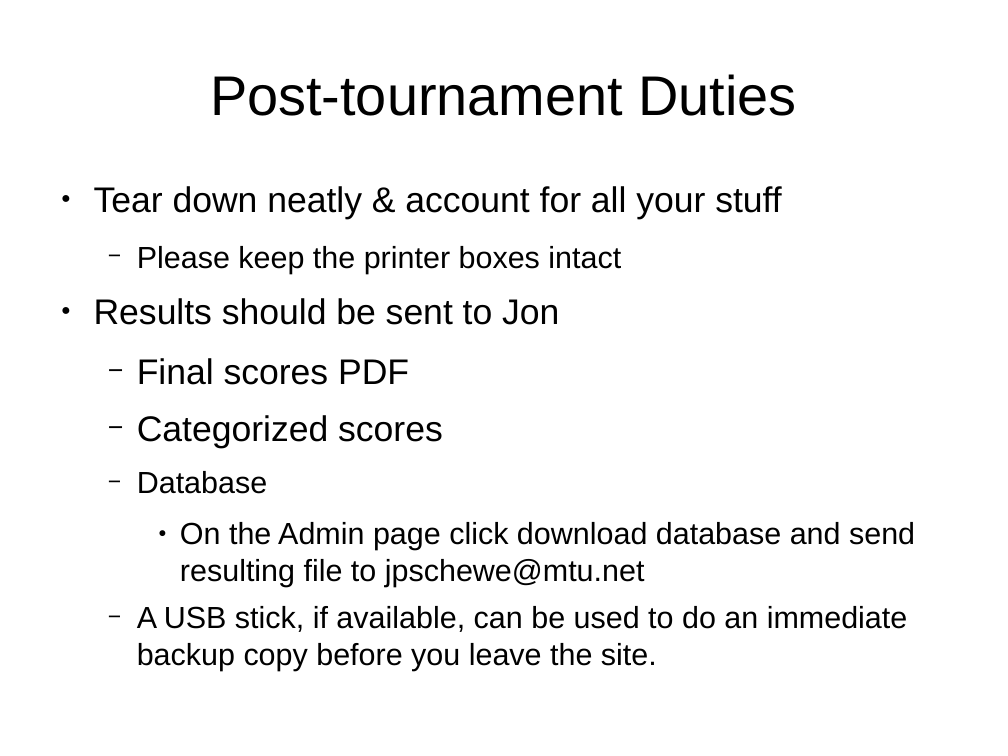
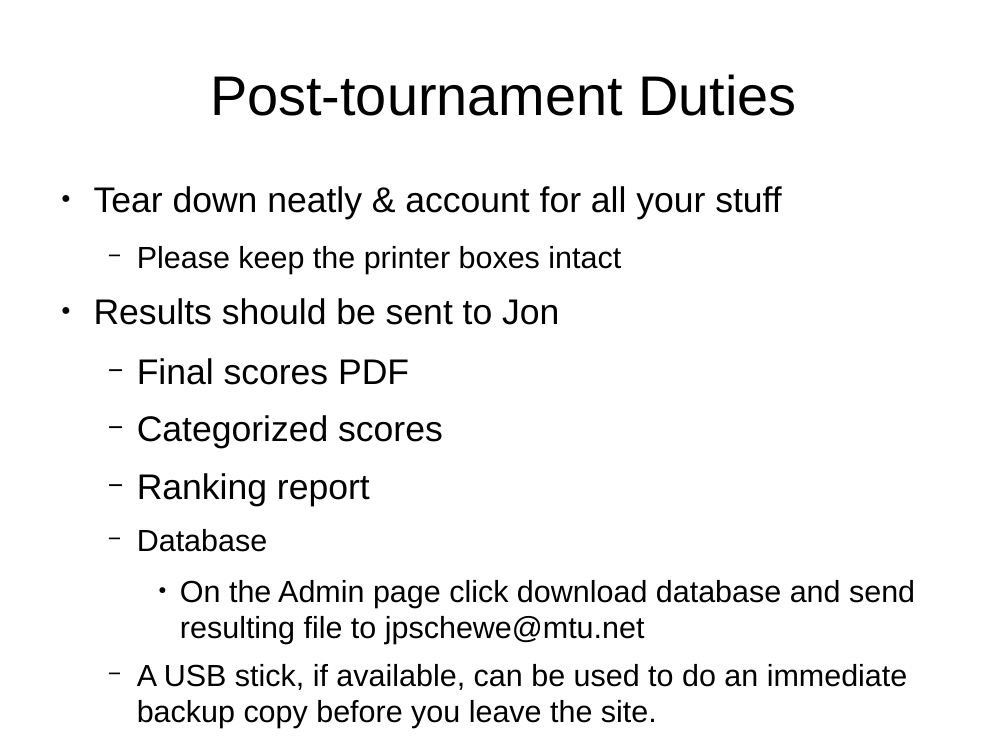
Before and after one commit to jpschewe/fll-sw, a slide deck: slide 14 of training/computer-training.odp (slide 13 before the commit). Drawn at 1008x756 pixels with LibreOffice and Linux fonts; fonts in the diff are those of the drawing. Boxes give left, top, right and bottom in pixels: in the first picture for what was removed or moved away, otherwise in the second. Text is boxed around its words. In the diff, an @@ line names an element or a change of style, - is before the commit and + after.

```diff
--- a/training/computer-training.odp
+++ b/training/computer-training.odp
@@ text at [137, 473, 370, 506]: paragraph added @@
+  − Ranking report
```
Also in this commit, not shown: 4 other slides changed, 1 slide added.
